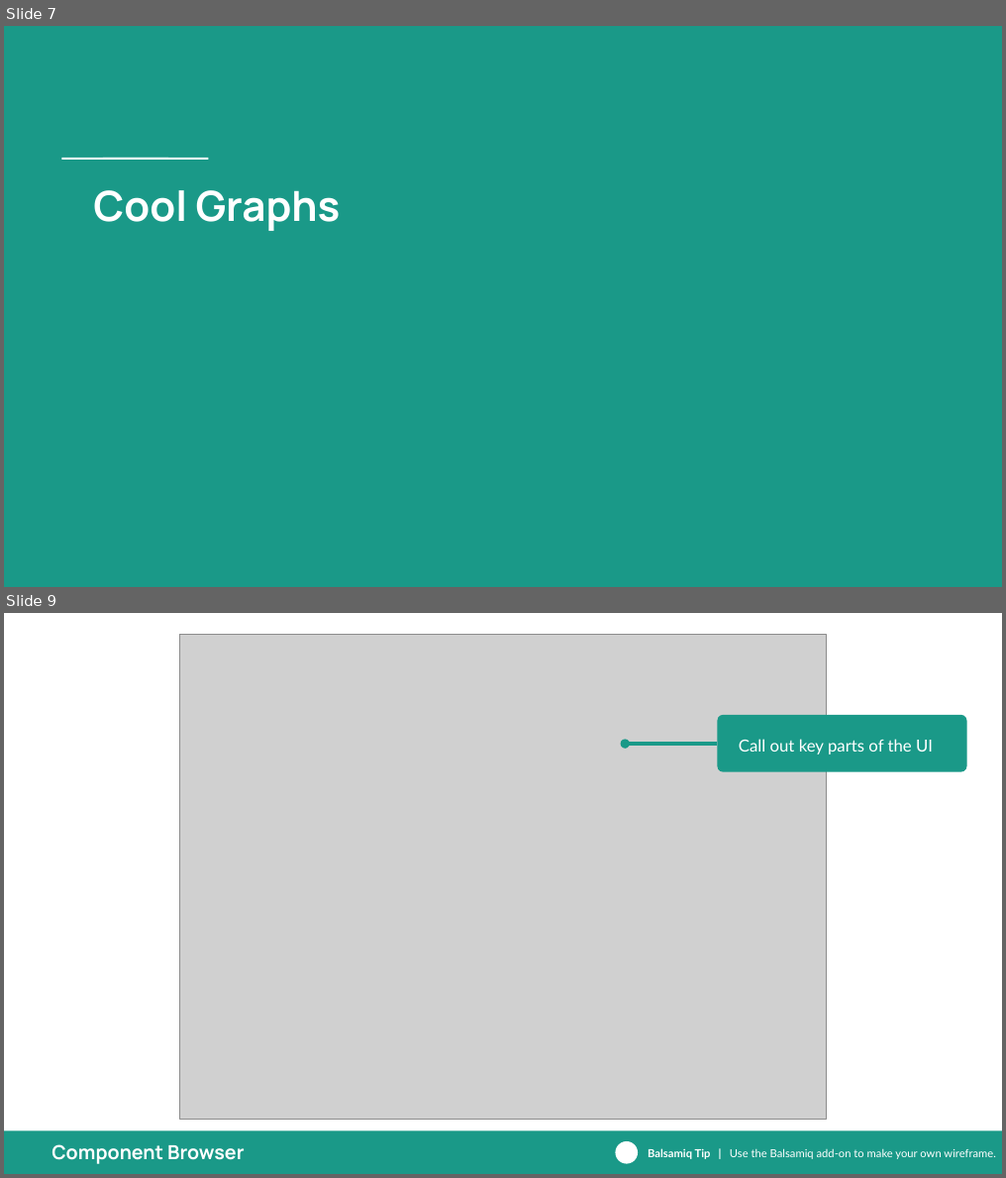
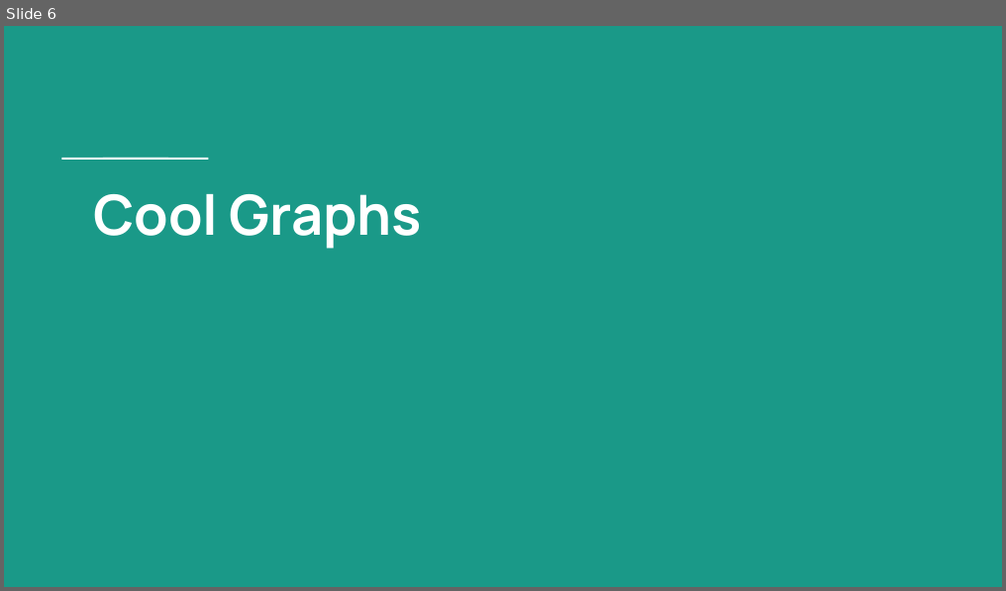
Before and after one commit to ssmcnatt/experimental-design-cap01, a slide deck: presentation-of-findings.pptx. Shown one above the other, each under a label of ours: slides 7 and 9 before the commit, slide 6 after it; the slides between them are not shown. The pictures are 1006x1178 and 1006x591 pixels, drawn with LibreOffice and Linux fonts; fonts in the diff are those of the drawing; grey boxes stand for pictures; background and template pictures are left out. Boxes give left, top, right and bottom in pixels: in the first picture for what was removed or moved away, otherwise in the second. Text is boxed around its words. In the diff, an @@ line names an element or a change of style, - is before the commit and + after.

```diff
--- a/presentation-of-findings.pptx
+++ b/presentation-of-findings.pptx
@@ slide 9 removed at box(4, 613, 1002, 1174), background #FFFFFF @@
@@ picture removed at box(179, 635, 827, 1120) @@
@@ rounded rectangle removed at box(718, 715, 967, 771) @@
@@ arrow removed from (718, 744) to (625, 744) @@
@@ text removed at box(739, 739, 933, 755) @@
-Call out key parts of the UI
@@ rectangle removed at box(4, 1131, 1002, 1173) @@
@@ title removed at box(52, 1145, 244, 1164) @@
-Component Browser
@@ ellipse removed at box(616, 1142, 638, 1163) @@
@@ text removed at box(648, 1149, 996, 1159) @@
-Balsamiq Tip | Use the Balsamiq add-on to make your own wireframe.
@@ what was slide 7 is now slide 6 @@
@@ slide 6 changed as well @@
@@ title "Cool Graphs" at box(93, 194, 422, 249): size 30 to 40 pt @@
```
Also in this commit, not shown: 5 other slides changed, 5 slides added, 11 other slides removed.
